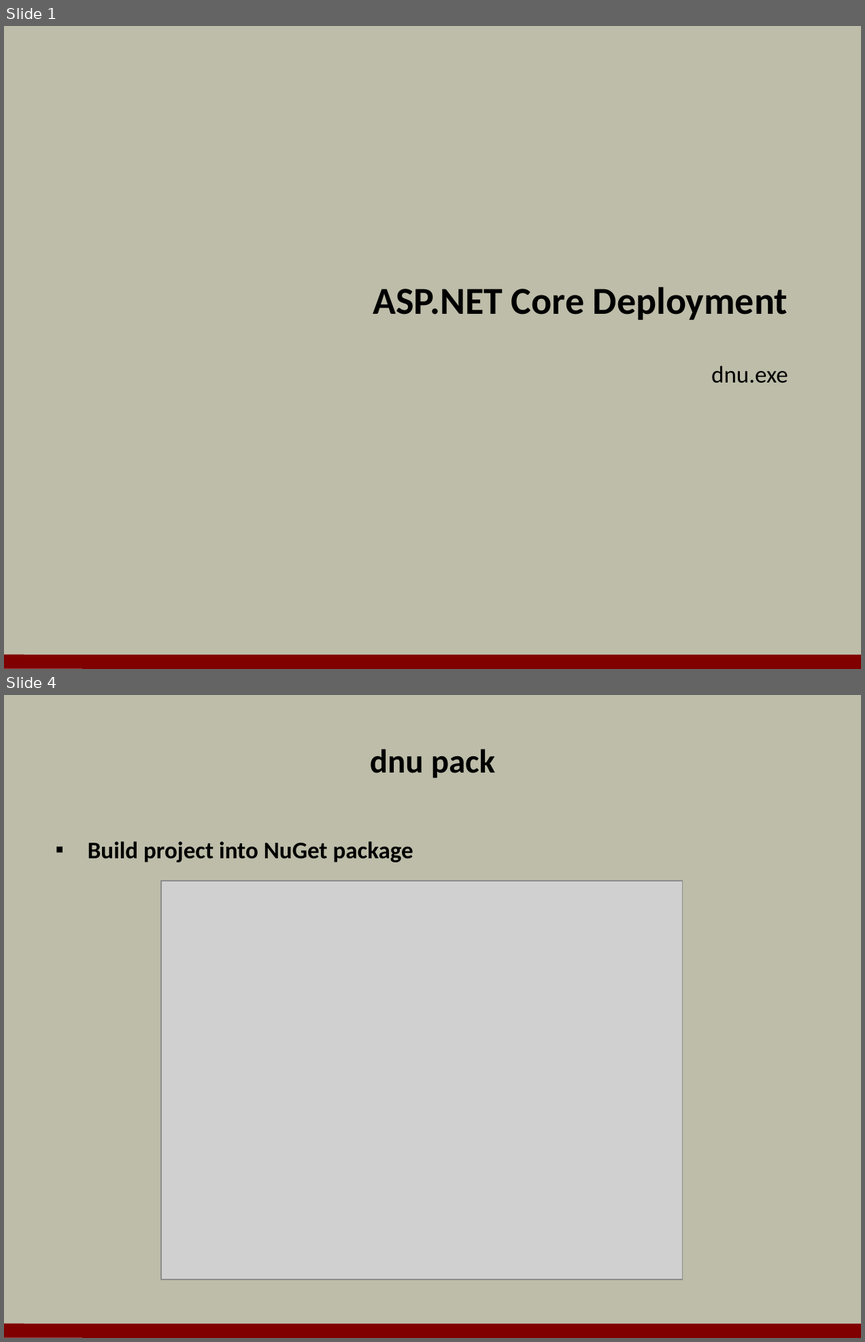
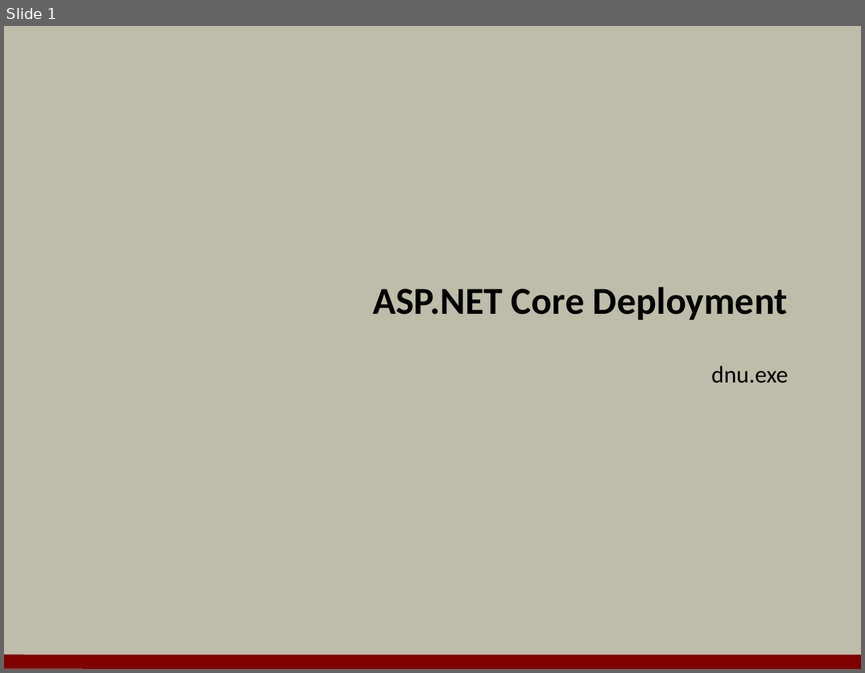
Before and after one commit to OdeToCode/classes, a slide deck: aspnet5/slides/08_Deployment.pptx. Shown one above the other, each under a label of ours: slides 1 and 4 before the commit, slide 1 after it; the slides between them are not shown. The pictures are 865x1342 and 865x673 pixels, drawn with LibreOffice and Linux fonts; fonts in the diff are those of the drawing; grey boxes stand for pictures; background and template pictures are left out. Boxes give left, top, right and bottom in pixels: in the first picture for what was removed or moved away, otherwise in the second. Text is boxed around its words. In the diff, an @@ line names an element or a change of style, - is before the commit and + after.

```diff
--- a/aspnet5/slides/08_Deployment.pptx
+++ b/aspnet5/slides/08_Deployment.pptx
@@ slide 4 removed at (4,695,861,1338), background #BDBDA9; not listed: 1 template element that a slide beside it also shows @@
@@ title removed at (370,749,495,778) @@
-dnu pack
@@ text removed at (88,841,413,862) @@
-▪ Build project into NuGet package
@@ picture removed at (161,881,682,1279) @@
```
Also in this commit, not shown: 4 slides added, 5 other slides removed, 3 other files.
